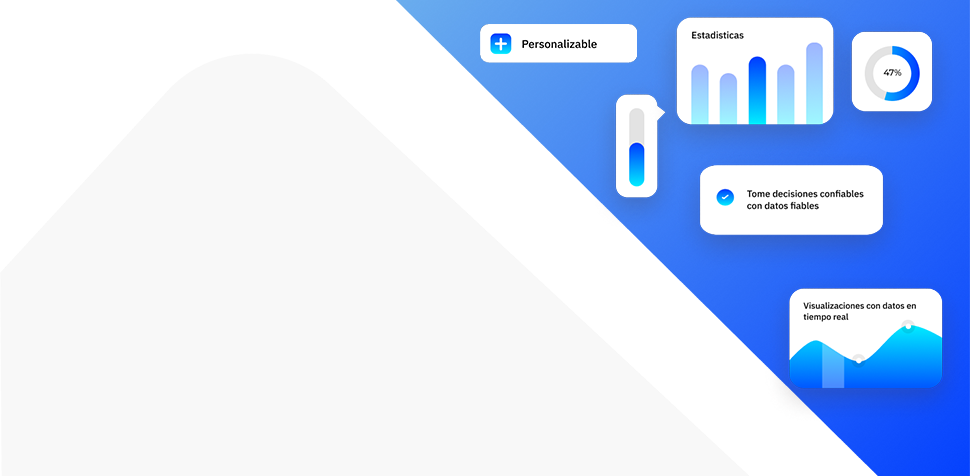
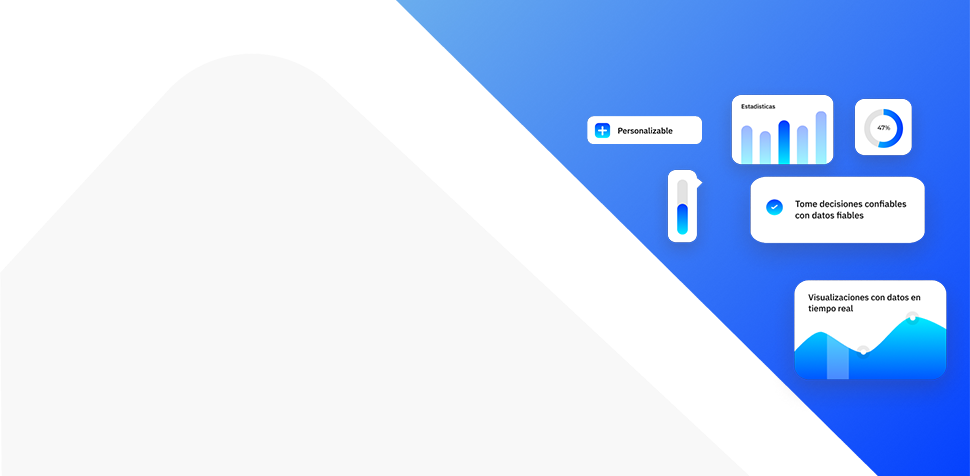
Layers edited between the first and the second (970, 476) image:
painted on "graficas" over [765, 265, 967, 418]
painted on "tomaDesiciones" over [673, 148, 945, 277]
painted on "personalizable" over [480, 24, 702, 144]
painted on "circulo" over [827, 16, 952, 179]
painted on "estadisticas" over [649, 6, 860, 188]
painted on "barraMedidora" over [592, 81, 714, 264]
